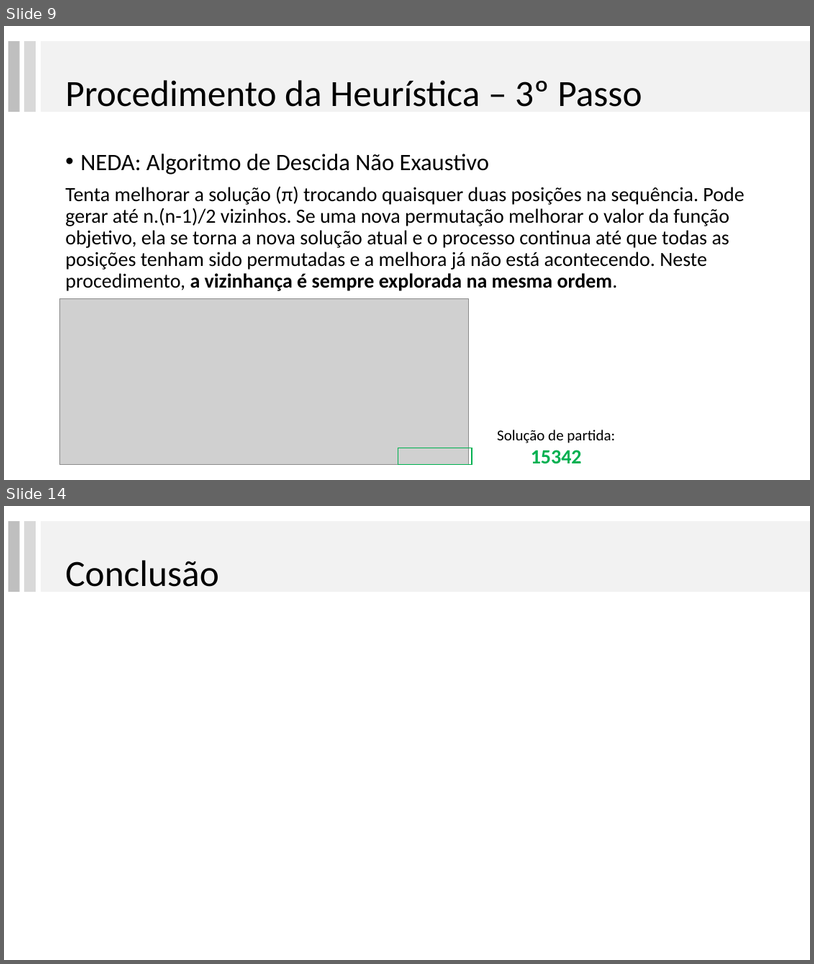
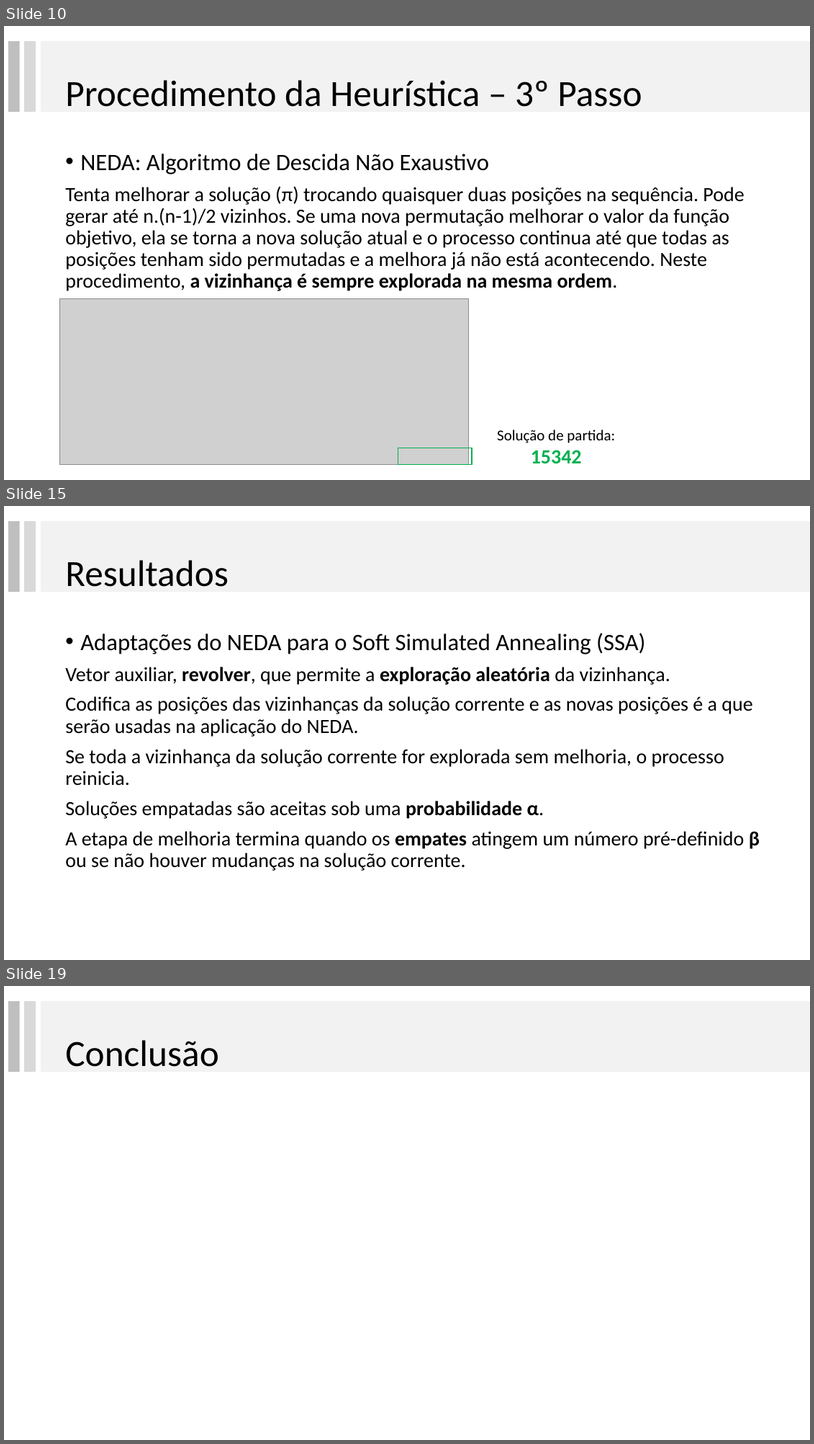
Before and after one commit to lpbiasoto/metaheuristicas, a slide deck: ApresentacaoRibas/apresentaçãoRibas_JHA.pptx. Shown one above the other, each under a label of ours: slides 9 and 14 before the commit, slides 10, 15 and 19 after it; the slides between them are not shown. The pictures are 814x964 and 814x1444 pixels, drawn with LibreOffice and Linux fonts; fonts in the diff are those of the drawing; grey boxes stand for pictures. Boxes give left, top, right and bottom in pixels: in the first picture for what was removed or moved away, otherwise in the second. Text is boxed around its words. In the diff, an @@ line names an element or a change of style, - is before the commit and + after.

Commit message:
nao final

```diff
--- a/ApresentacaoRibas/apresentaçãoRibas_JHA.pptx
+++ b/ApresentacaoRibas/apresentaçãoRibas_JHA.pptx
@@ slide 15 added at [4,506,810,960], background #FFFFFF @@
@@ rectangle added at [8,521,20,592], fill #BFBFBF @@
@@ rectangle added at [24,521,36,592], fill #D9D9D9 @@
@@ rectangle added at [41,521,810,592], fill #F2F2F2 @@
@@ title added at [65,560,229,587], 44 pt, text #000000 @@
+Resultados
@@ text added at [65,633,760,870], 24 pt, text #000000 @@
+• Adaptações do NEDA para o Soft Simulated Annealing (SSA)
+Vetor auxiliar, revolver, que permite a exploração aleatória da vizinhança.
+Codifica as posições das vizinhanças da solução corrente e as novas posições é a que serão usadas na aplicação do NEDA.
+Se toda a vizinhança da solução corrente for explorada sem melhoria, o processo reinicia.
+Soluções empatadas são aceitas sob uma probabilidade α.
+A etapa de melhoria termina quando os empates atingem um número pré-definido β ou se não houver mudanças na solução corrente.
@@ what was slide 9 is now slide 10 @@
@@ what was slide 14 is now slide 19 @@
```
Also in this commit, not shown: 4 slides changed, 5 other slides added, 1 slide removed.
